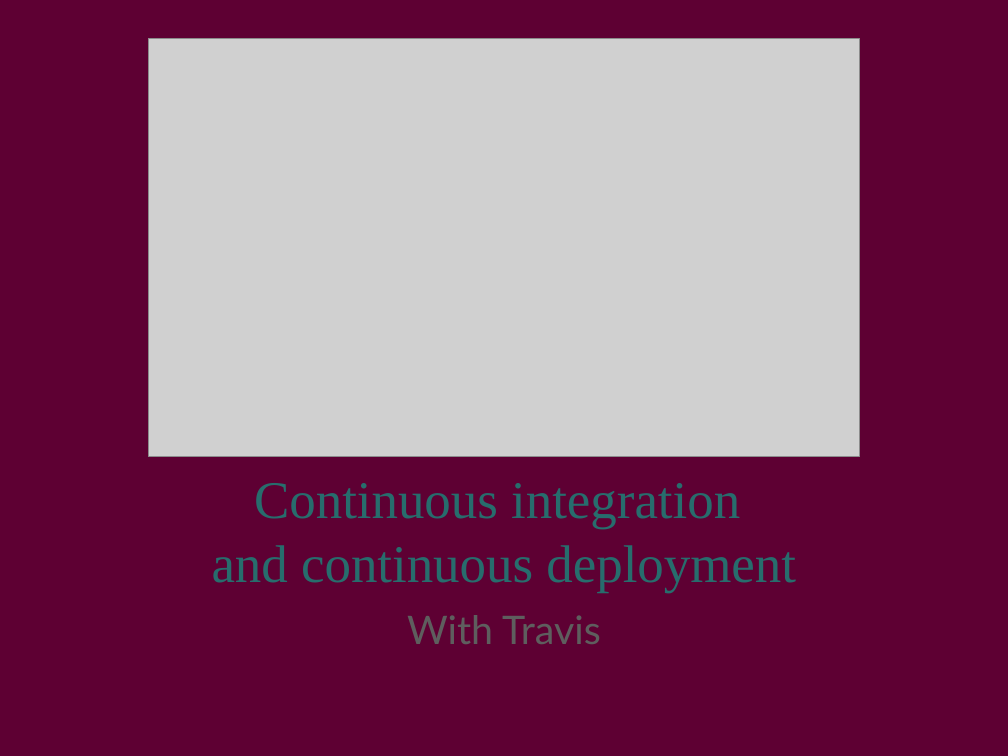
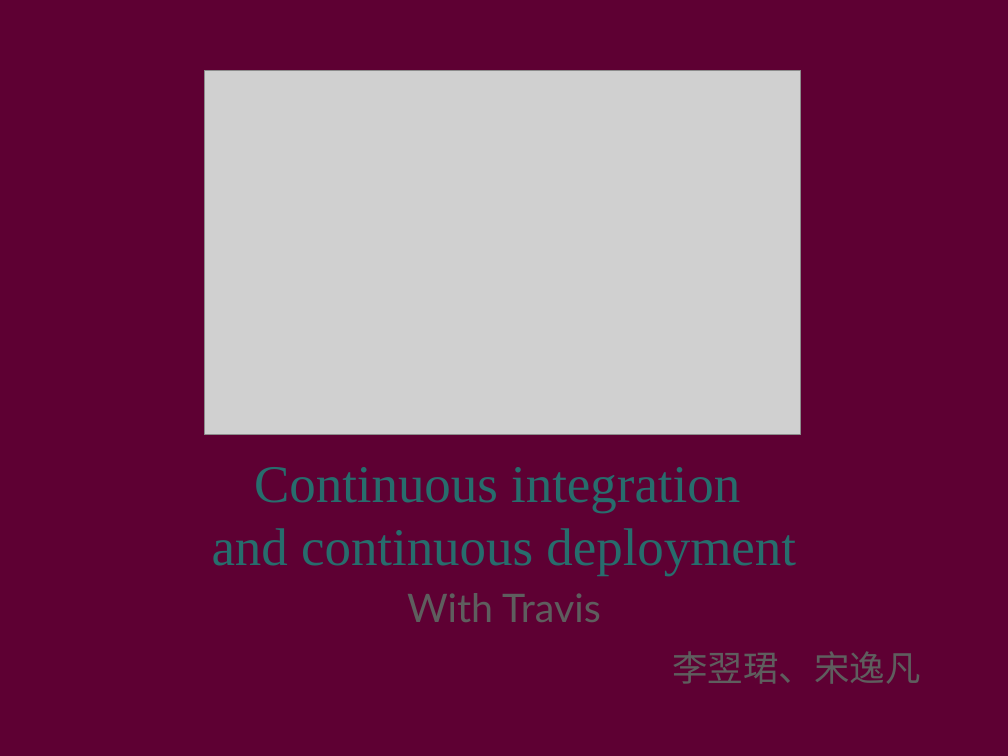
Before and after one commit to zzbslayer/ChargeAccount-React, a slide deck: slide 1 of Travis.pptx. Drawn at 1008x756 pixels with LibreOffice and Linux fonts; fonts in the diff are those of the drawing; grey boxes stand for pictures; background and template pictures are left out. Boxes give left, top, right and bottom in pixels: in the first picture for what was removed or moved away, otherwise in the second. Text is boxed around its words. In the diff, an @@ line names an element or a change of style, - is before the commit and + after.

Commit message:
slight change of ppt

```diff
--- a/Travis.pptx
+++ b/Travis.pptx
@@ picture: place and size @@
-picture at [149, 38, 860, 457]
+picture at [204, 70, 800, 435]
@@ title "Continuous integration": place and size @@
-title "Continuous integration" at [212, 483, 796, 593]
+title "Continuous integration" at [212, 467, 796, 577]
@@ text "With Travis": place and size @@
-text "With Travis" at [407, 615, 601, 644]
+text "With Travis" at [407, 593, 601, 622]
@@ text added at [672, 651, 920, 684], 36 pt, text #5E5E5E @@
+李翌珺、宋逸凡
```
